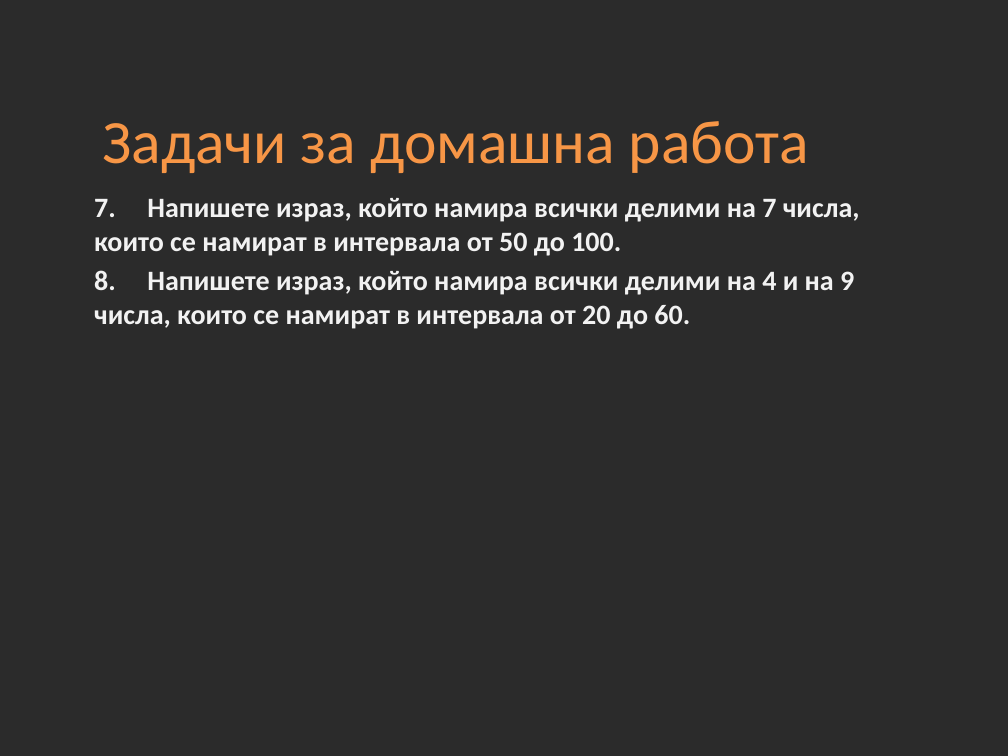
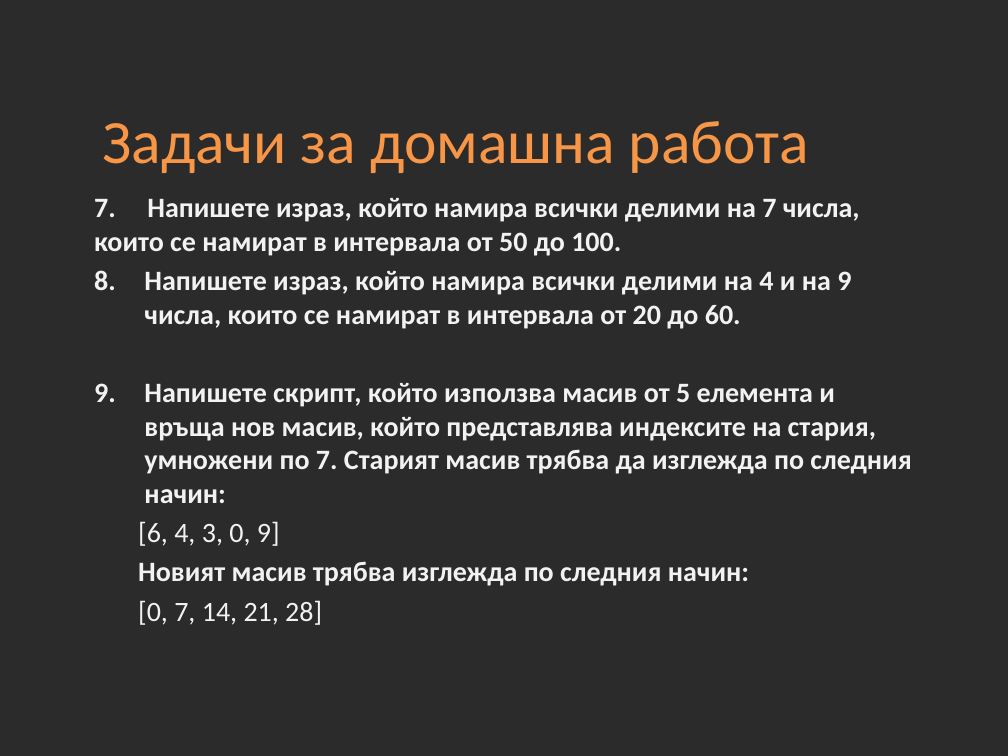
Before and after one commit to Academy-Soft-Intellect/Front-End-Course, a slide deck: slide 57 of 10-JavaScript-Basics.pptx (slide 46 before the commit). Drawn at 1008x756 pixels with LibreOffice and Linux fonts; fonts in the diff are those of the drawing; background and template pictures are left out; a plain dark background stands for a picture behind light text. Boxes give left, top, right and bottom in pixels: in the first picture for what was removed or moved away, otherwise in the second. Text is boxed around its words. In the diff, an @@ line names an element or a change of style, - is before the commit and + after.

```diff
--- a/10-JavaScript-Basics.pptx
+++ b/10-JavaScript-Basics.pptx
@@ text at (138,271,911,625): text changed @@
-8. Напишете израз, който намира всички делими на 4 и на 9 числа, които се намират в интервала от 20 до 60.
+8. Напишете израз, който намира всички делими на 4 и на 9 числа, които се намират в интервала от 20 до 60.
+9. Напишете скрипт, който използва масив от 5 елемента и връща нов масив, който представлява индексите на стария, умножени по 7. Старият масив трябва да изглежда по следния начин:
+  [6, 4, 3, 0, 9]
+  Новият масив трябва изглежда по следния начин:
+  [0, 7, 14, 21, 28]
```
Also in this commit, not shown: 12 slides added.
